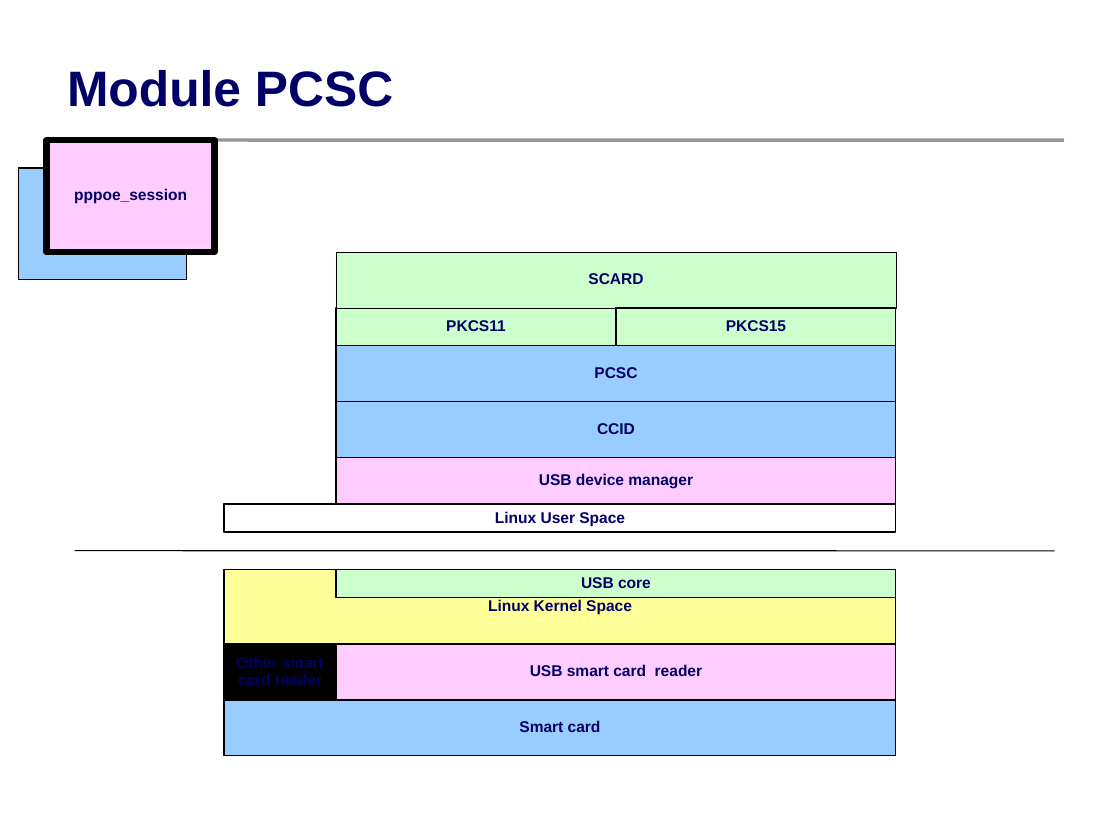
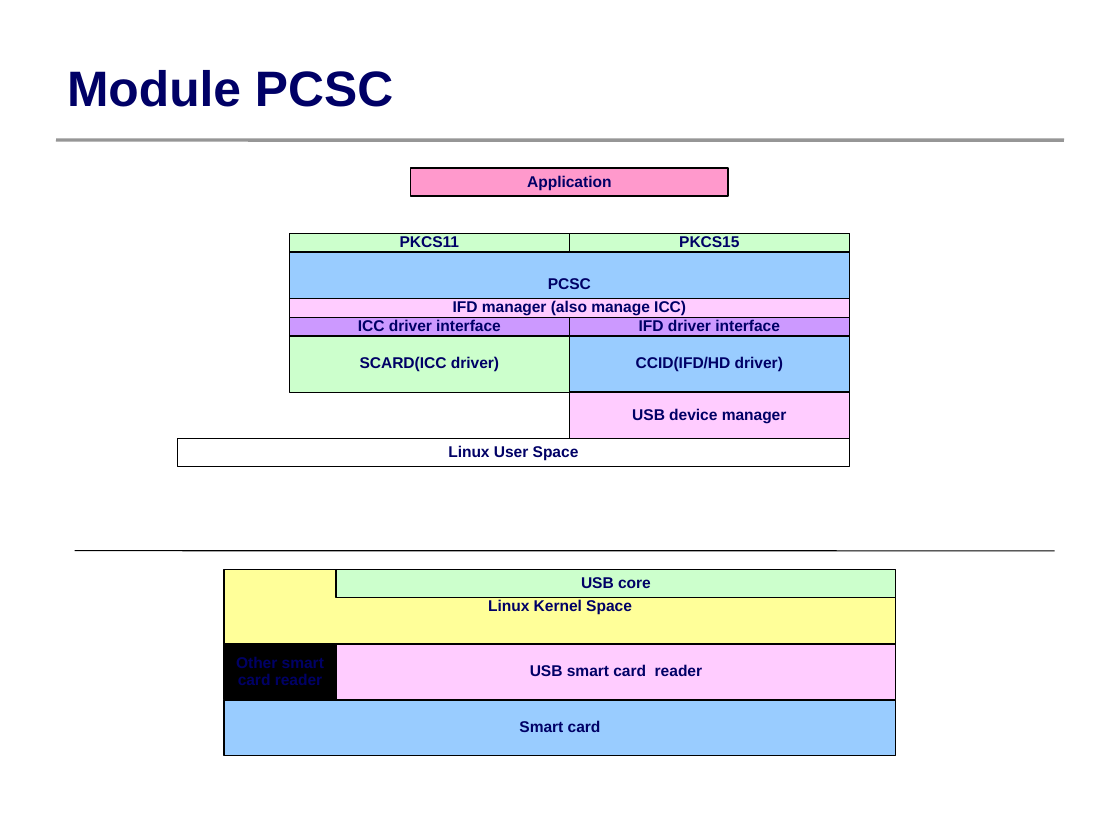
Before and after one commit to trietptm/zealdoc, a slide deck: slide 9 of rabox-arch.ppt. Drawn at 1120x840 pixels with LibreOffice and Linux fonts; fonts in the diff are those of the drawing; background and template pictures are left out. Boxes give left, top, right and bottom in pixels: in the first picture for what was removed or moved away, otherwise in the second. Text is boxed around its words. In the diff, an @@ line names an element or a change of style, - is before the commit and + after.

```diff
--- a/rabox-arch.ppt
+++ b/rabox-arch.ppt
@@ rectangle removed at (x1=47, y1=140, x2=215, y2=252) @@
-pppoe_session
@@ rectangle removed at (x1=19, y1=168, x2=187, y2=280) @@
-ppp_profile
@@ rectangle added at (x1=411, y1=168, x2=728, y2=196), fill #FF99CC, outline #000000 0.74 pt, 10 pt, text #000066, bold @@
+Application
@@ rectangle "PKCS11" resized from (x1=336, y1=308, x2=616, y2=345) to (x1=289, y1=233, x2=569, y2=252) @@
@@ rectangle "PCSC" resized from (x1=336, y1=345, x2=896, y2=401) to (x1=289, y1=233, x2=849, y2=336) @@
@@ rectangle "PKCS15" resized from (x1=616, y1=308, x2=896, y2=345) to (x1=569, y1=233, x2=849, y2=252) @@
@@ rectangle removed at (x1=336, y1=252, x2=896, y2=308) @@
-SCARD
@@ rectangle added at (x1=289, y1=299, x2=849, y2=318), fill #FFCCFF, outline #000000 0.74 pt, 10 pt, text #000066, bold @@
+IFD manager (also manage ICC)
@@ rectangle added at (x1=289, y1=317, x2=569, y2=336), fill #CC99FF, outline #000000 0.74 pt, 10 pt, text #000066, bold @@
+ICC driver interface
@@ rectangle added at (x1=569, y1=317, x2=849, y2=336), fill #CC99FF, outline #000000 0.74 pt, 10 pt, text #000066, bold @@
+IFD driver interface
@@ rectangle added at (x1=289, y1=336, x2=569, y2=392), fill #CCFFCC, outline #000000 0.26 pt, 10 pt, text #000066, bold @@
+SCARD(ICC driver)
@@ rectangle added at (x1=569, y1=336, x2=849, y2=392), fill #99CCFF, outline #000000 0.74 pt, 10 pt, text #000066, bold @@
+CCID(IFD/HD driver)
@@ rectangle removed at (x1=336, y1=401, x2=896, y2=457) @@
-CCID
@@ rectangle "USB device manager" resized from (x1=336, y1=457, x2=896, y2=504) to (x1=569, y1=392, x2=849, y2=439) @@
@@ rectangle "Linux User Space" moved from (x1=224, y1=504, x2=896, y2=532) to (x1=177, y1=439, x2=849, y2=467) @@
```
Also in this commit, not shown: 1 other file.
